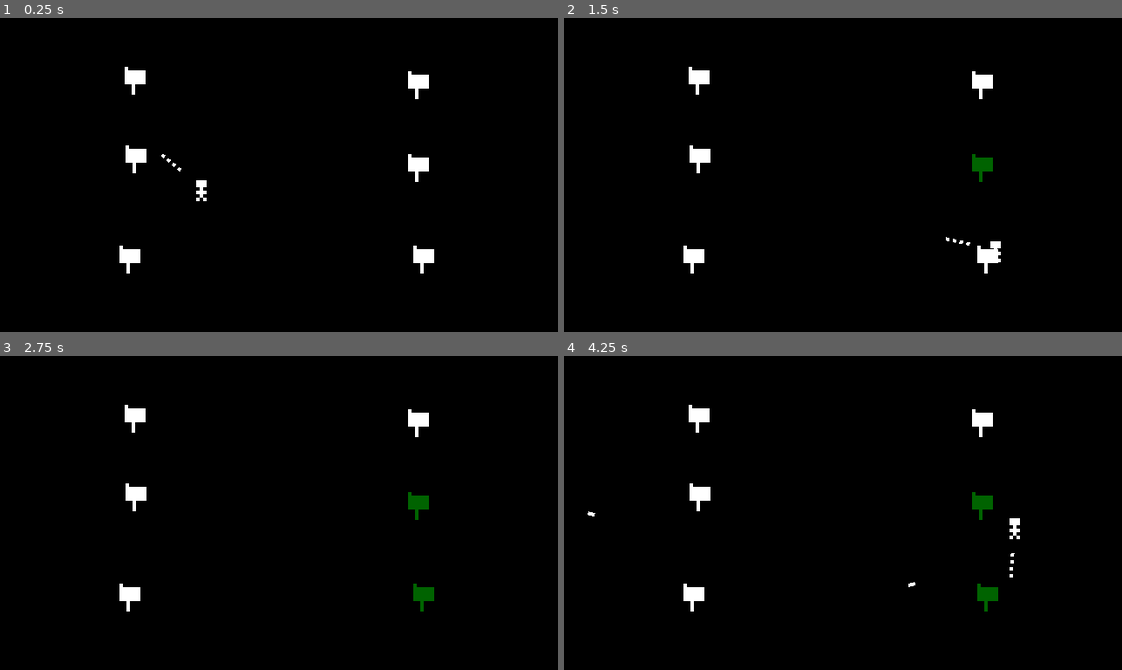
Above: before the commit, frames 1-4 (two rows, left to right).
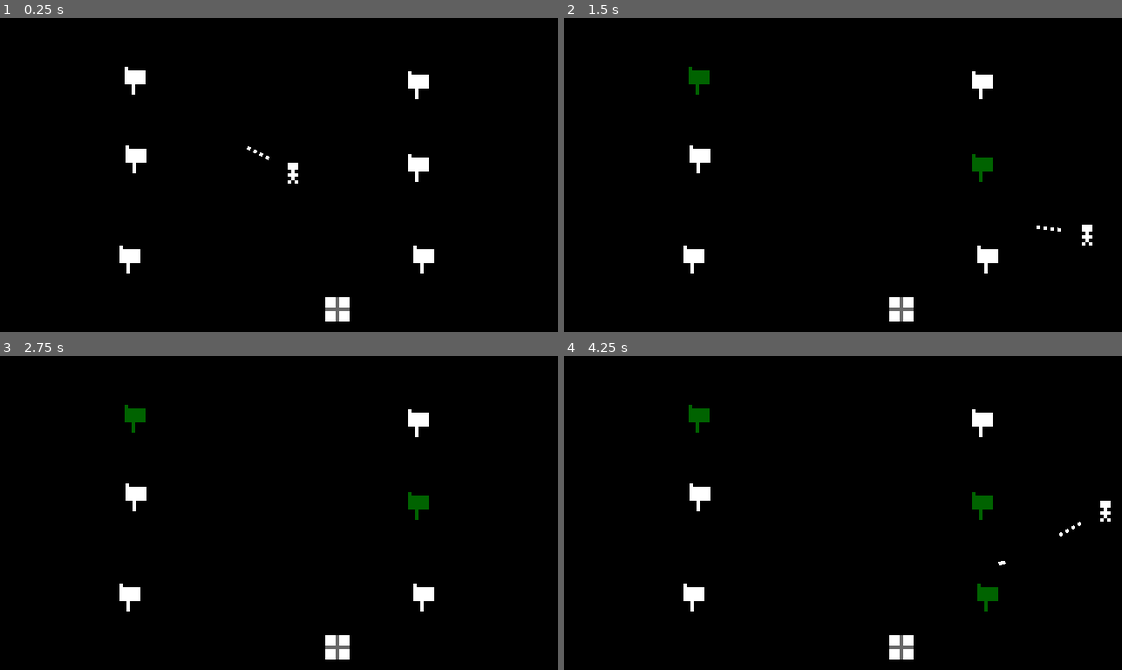
Above: after the commit, the same moments.

Repository: granumignis/PaperDelivery2000
Game: Godot game, scene res://Level00.tscn
Same seed, same stepped clock (60 frames per second), same inputs: the game is played once before the commit and once after it.
Inputs (mouse positions are in pixels of both pictures, inside the frame that each line leads up to):
- Up to frame 1 (0.25 s): no input
- Up to frame 2 (1.5 s): tap Enter (ui_accept) at 0.5, 0.77 s; move the mouse to (965, 159) at 0.52 s; hold Right (ui_right) 0.53-1.28 s; move the mouse to (731, 190) at 1.27 s; hold Down (ui_down) from 1.28 s (still down)
- Up to frame 3 (2.75 s): tap Enter (ui_accept) at 1.52 s; move the mouse to (334, 443) at 2.02 s; release Down (ui_down) at 2.03 s; hold Right (ui_right) from 2.03 s (still down)
- Up to frame 4 (4.25 s): move the mouse to (815, 575) at 2.77 s; release Right (ui_right) at 2.78 s; hold Up (ui_up) 2.78-3.53 s; tap Enter (ui_accept) at 3.02, 3.77 s; move the mouse to (1010, 560) at 3.52 s; hold Left (ui_left) from 3.53 s (still down)

The runs differ from the first frame. In frame 1, 0.6% of the frame differs, in the area x 28-63%, y 40-97%; in frame 2, 0.7%; in frame 3, 0.7%; in frame 4, 0.8%, in the area x 4-98%, y 15-97%.

Commit message:
In the middle of adding extra papers + their spawning logic

Diff:
--- a/Level00.tscn
+++ b/Level00.tscn
@@ -1,9 +1,11 @@
-[gd_scene load_steps=5 format=2]
+[gd_scene load_steps=7 format=2]
 
 [ext_resource path="res://Objects/MailBox.tscn" type="PackedScene" id=1]
 [ext_resource path="res://Level00.gd" type="Script" id=2]
 [ext_resource path="res://Objects/PaperBoy.tscn" type="PackedScene" id=3]
 [ext_resource path="res://Objects/JumboTron.tscn" type="PackedScene" id=4]
+[ext_resource path="res://Objects/ExtraPapers.tscn" type="PackedScene" id=5]
+[ext_resource path="res://Objects/ExtraPaperSpawner.tscn" type="PackedScene" id=6]
 
 [node name="Level00" type="Node"]
 script = ExtResource( 2 )
@@ -18,6 +20,7 @@
 }
 
 [node name="PaperBoy" parent="." instance=ExtResource( 3 )]
+position = Vector2( 83.969, 47.553 )
 SPEED = 88
 
 [node name="JumboTron" parent="." instance=ExtResource( 4 )]
@@ -39,3 +42,11 @@
 
 [node name="MailBox6" parent="." instance=ExtResource( 1 )]
 position = Vector2( 36.9462, 73.3624 )
+
+[node name="ExtraPapers" parent="." instance=ExtResource( 5 )]
+position = Vector2( 96.6969, 83.4387 )
+
+[node name="ExtraPaperSpawner" parent="." instance=ExtResource( 6 )]
+position = Vector2( 83.4853, 46.2981 )
+
+[editable path="ExtraPaperSpawner"]
--- /dev/null
+++ b/Objects/ExtraPaperSpawner.tscn
@@ -0,0 +1,80 @@
+[gd_scene format=2]
+
+[node name="ExtraPaperSpawner" type="Node2D"]
+position = Vector2( 75, 44 )
+
+[node name="SpawnPoints" type="Node2D" parent="."]
+__meta__ = {
+"_edit_lock_": true
+}
+
+[node name="Position2D" type="Position2D" parent="SpawnPoints"]
+__meta__ = {
+"_edit_lock_": true
+}
+
+[node name="Position2D2" type="Position2D" parent="SpawnPoints"]
+position = Vector2( -6, 0 )
+__meta__ = {
+"_edit_lock_": true
+}
+
+[node name="Position2D3" type="Position2D" parent="SpawnPoints"]
+position = Vector2( -6, -4 )
+__meta__ = {
+"_edit_lock_": true
+}
+
+[node name="Position2D4" type="Position2D" parent="SpawnPoints"]
+position = Vector2( 5, -4 )
+__meta__ = {
+"_edit_lock_": true
+}
+
+[node name="Position2D5" type="Position2D" parent="SpawnPoints"]
+position = Vector2( 5, 4 )
+__meta__ = {
+"_edit_lock_": true
+}
+
+[node name="Position2D6" type="Position2D" parent="SpawnPoints"]
+position = Vector2( 0, 4 )
+__meta__ = {
+"_edit_lock_": true
+}
+
+[node name="Position2D7" type="Position2D" parent="SpawnPoints"]
+position = Vector2( -6, 4 )
+__meta__ = {
+"_edit_lock_": true
+}
+
+[node name="Position2D8" type="Position2D" parent="SpawnPoints"]
+position = Vector2( -3, 2 )
+__meta__ = {
+"_edit_lock_": true
+}
+
+[node name="Position2D9" type="Position2D" parent="SpawnPoints"]
+position = Vector2( 3, 2 )
+__meta__ = {
+"_edit_lock_": true
+}
+
+[node name="Position2D10" type="Position2D" parent="SpawnPoints"]
+position = Vector2( 3, 2 )
+__meta__ = {
+"_edit_lock_": true
+}
+
+[node name="Position2D11" type="Position2D" parent="SpawnPoints"]
+position = Vector2( 3, -2 )
+__meta__ = {
+"_edit_lock_": true
+}
+
+[node name="Position2D12" type="Position2D" parent="SpawnPoints"]
+position = Vector2( -3, -2 )
+__meta__ = {
+"_edit_lock_": true
+}
--- /dev/null
+++ b/Objects/ExtraPapers.gd
@@ -0,0 +1,5 @@
+extends Area2D
+
+
+func _on_ExtraPapers_area_entered(area):
+	queue_free()
--- /dev/null
+++ b/Objects/ExtraPapers.tscn
@@ -0,0 +1,18 @@
+[gd_scene load_steps=4 format=2]
+
+[ext_resource path="res://Art/extrapapers.png" type="Texture" id=1]
+[ext_resource path="res://Objects/ExtraPapers.gd" type="Script" id=2]
+
+[sub_resource type="RectangleShape2D" id=1]
+extents = Vector2( 4, 4 )
+
+[node name="ExtraPapers" type="Area2D"]
+script = ExtResource( 2 )
+
+[node name="Sprite" type="Sprite" parent="."]
+texture = ExtResource( 1 )
+offset = Vector2( 0.5, 0.5 )
+
+[node name="CollisionShape2D" type="CollisionShape2D" parent="."]
+shape = SubResource( 1 )
+[connection signal="area_entered" from="." to="." method="_on_ExtraPapers_area_entered"]
--- a/Objects/PaperBoy.tscn
+++ b/Objects/PaperBoy.tscn
@@ -1,14 +1,24 @@
-[gd_scene load_steps=4 format=2]
+[gd_scene load_steps=5 format=2]
 
 [ext_resource path="res://Art/paperboy.png" type="Texture" id=1]
 [ext_resource path="res://PaperBoy.gd" type="Script" id=2]
 [ext_resource path="res://Objects/aim-visual.tscn" type="PackedScene" id=3]
 
-[node name="PaperBoy" type="Node2D"]
+[sub_resource type="RectangleShape2D" id=1]
+
+[node name="PaperBoy" type="Area2D"]
 script = ExtResource( 2 )
 
 [node name="Sprite" type="Sprite" parent="."]
-position = Vector2( 58.2757, 48.4074 )
+position = Vector2( 0, -4.02256 )
 texture = ExtResource( 1 )
+offset = Vector2( 0.5, 0 )
 
 [node name="aim-visual" parent="Sprite" instance=ExtResource( 3 )]
+position = Vector2( 0.5, 0 )
+
+[node name="CollisionShape2D" type="CollisionShape2D" parent="."]
+shape = SubResource( 1 )
+__meta__ = {
+"_edit_lock_": true
+}
Binary file added: Art/extrapapers.aseprite
Binary file added: Art/extrapapers.png
Not shown, added: Art/extrapapers.png.import
